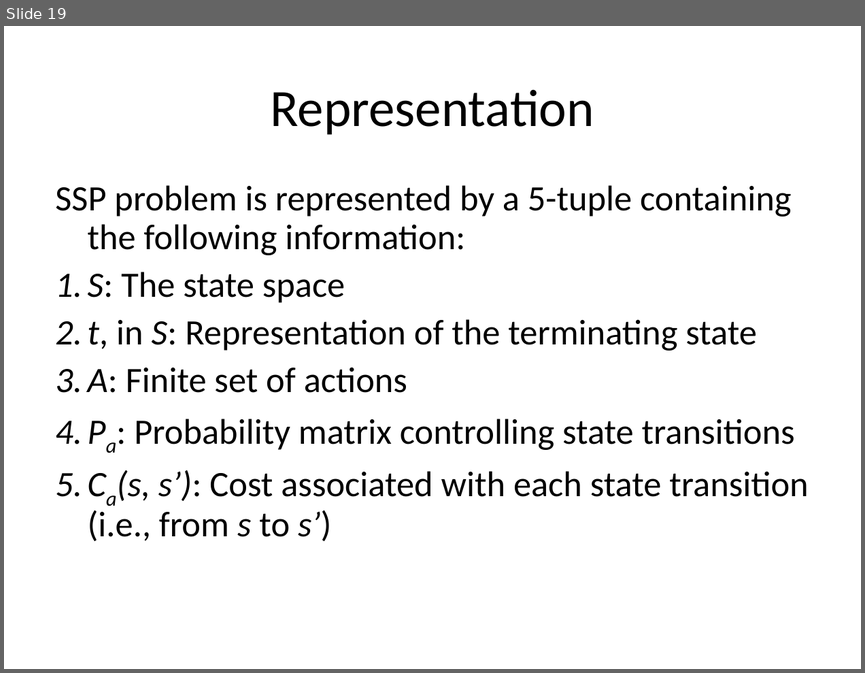
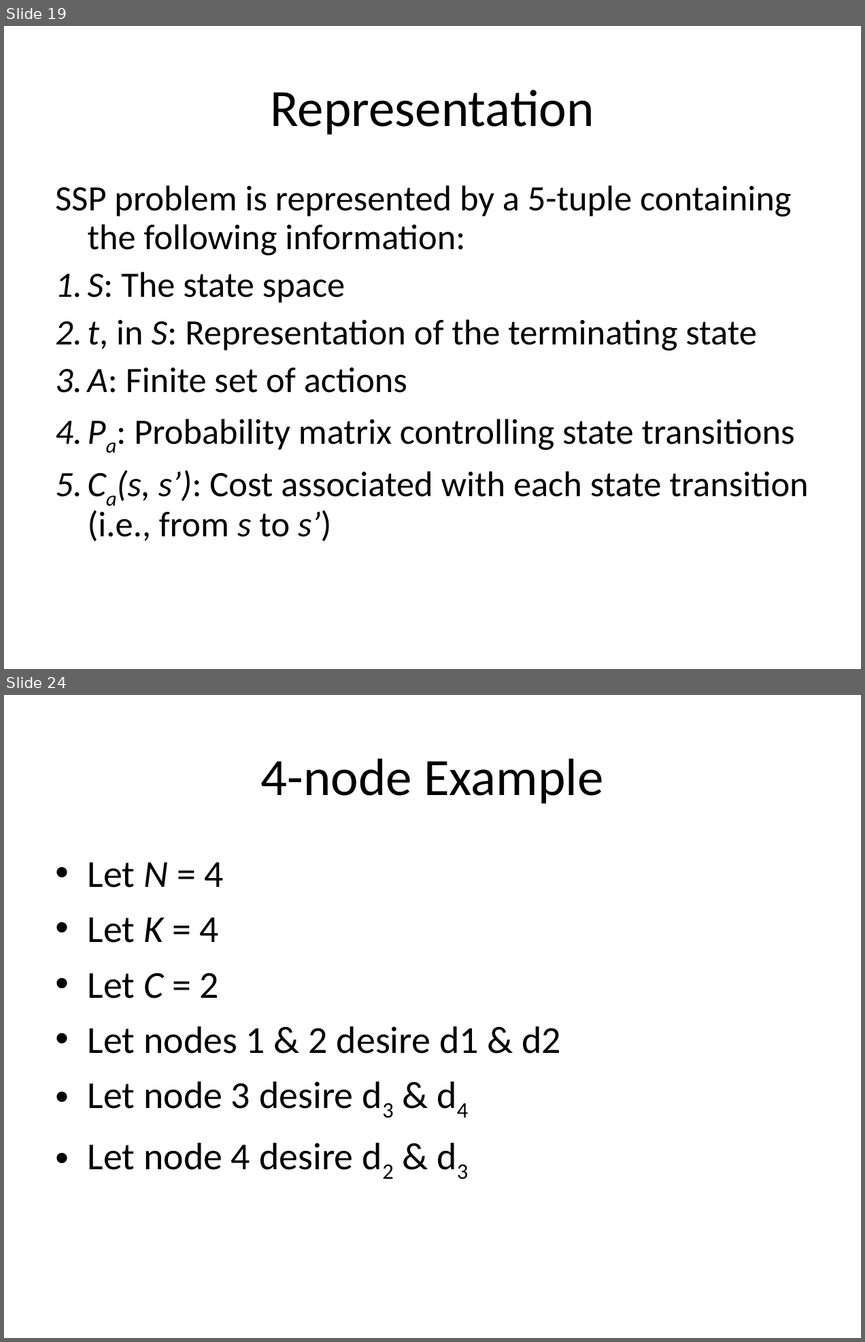
Before and after one commit to mazzas/School, a slide deck: SE4960/Journal Club/Minimum Latency Data Diffusion in Intermittently Connected Mobile.ppt. Shown one above the other, each under a label of ours: slide 19 before the commit, slides 19 and 24 after it; the slides between them are not shown. The pictures are 865x673 and 865x1342 pixels, drawn with LibreOffice and Linux fonts; fonts in the diff are those of the drawing. Boxes give left, top, right and bottom in pixels: in the first picture for what was removed or moved away, otherwise in the second. Text is boxed around its words. In the diff, an @@ line names an element or a change of style, - is before the commit and + after.

```diff
--- a/SE4960/Journal Club/Minimum Latency Data Diffusion in Intermittently Connected Mobile.ppt
+++ b/SE4960/Journal Club/Minimum Latency Data Diffusion in Intermittently Connected Mobile.ppt
@@ slide 24 added at (4, 695, 861, 1338), background #FFFFFF @@
@@ title added at (261, 758, 603, 804), 44 pt, text #000000 @@
+4-node Example
@@ text added at (88, 862, 561, 1170), 32 pt, text #000000 @@
+• Let N = 4
+• Let K = 4
+• Let C = 2
+• Let nodes 1 & 2 desire d1 & d2
+• Let node 3 desire d3 & d4
+• Let node 4 desire d2 & d3
```
Also in this commit, not shown: 7 other slides added, 5 slides removed.
